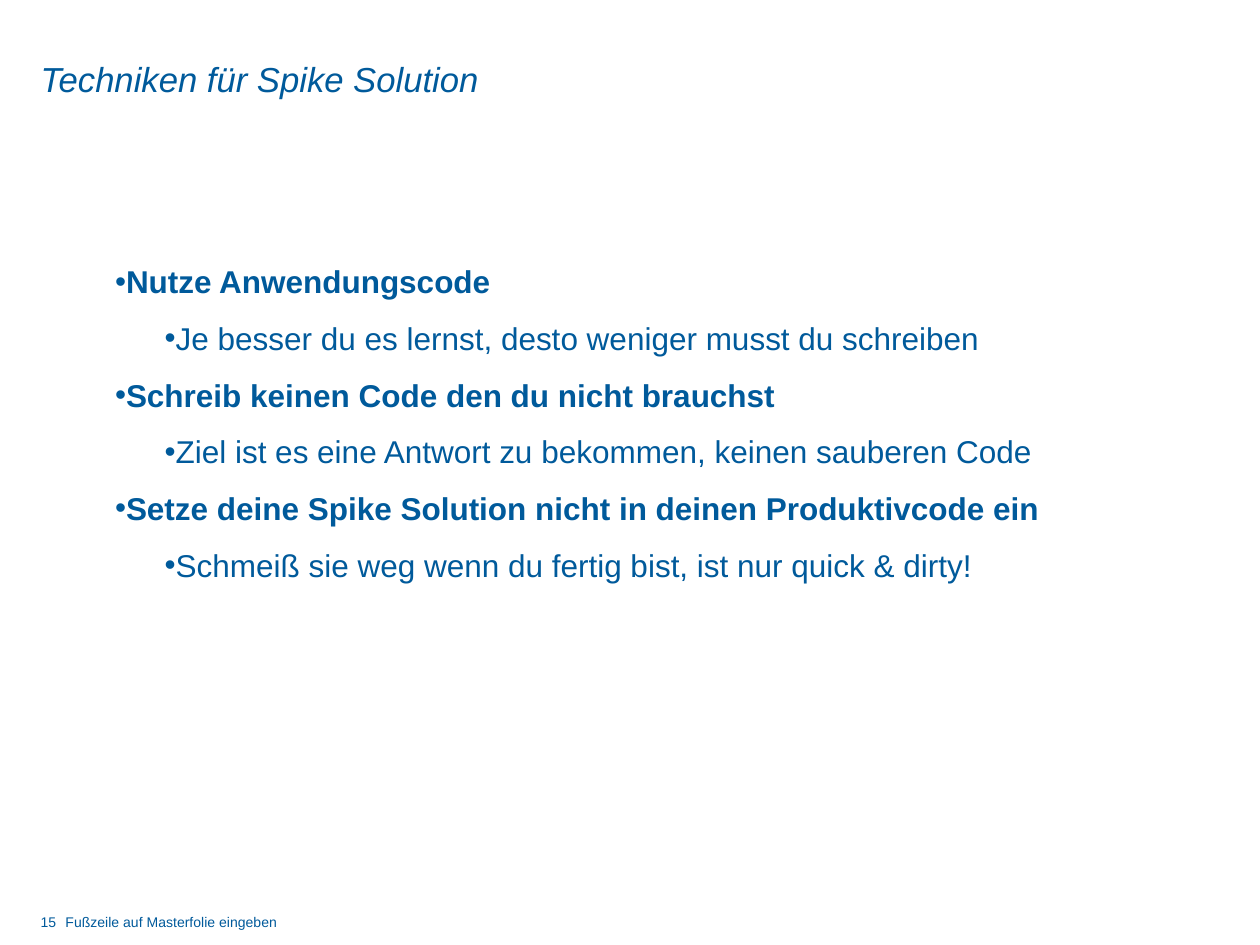
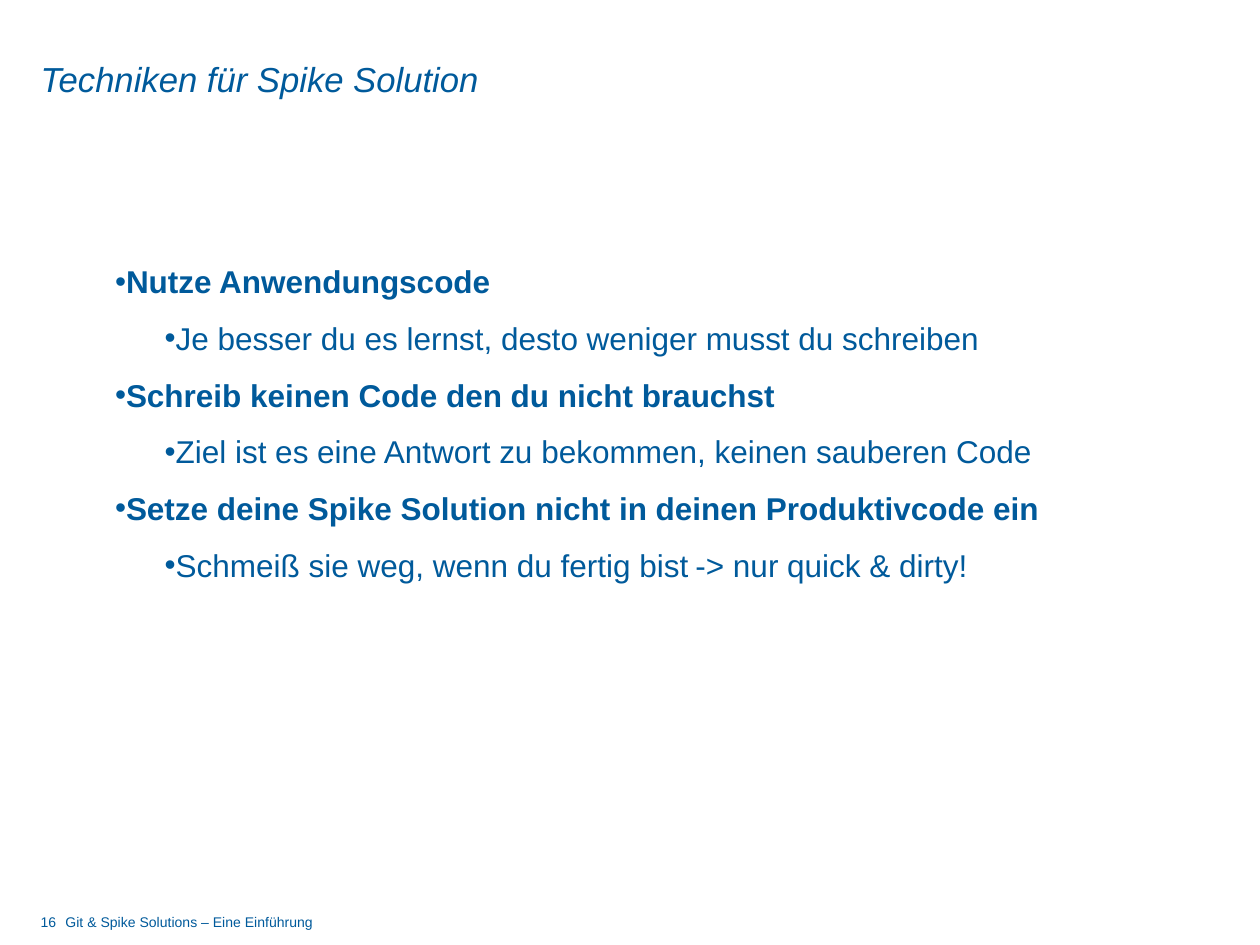
Before and after one commit to dot5343/TestRep, a slide deck: slide 16 of git_vortrag.pptx (slide 15 before the commit). Drawn at 1260x945 pixels with LibreOffice and Linux fonts; fonts in the diff are those of the drawing; background and template pictures are left out. Boxes give left, top, right and bottom in pixels: in the first picture for what was removed or moved away, otherwise in the second. Text is boxed around its words. In the diff, an @@ line names an element or a change of style, - is before the commit and + after.

Commit message:
Fußzeile hinzugefügt; Namen hinzugefügt; Was ist Git -> verfügbare Clients aufgelistet; git pull und git diff hinzugefügt; Formulierungsänderungen Folien 12, 15, 16;

```diff
--- a/git_vortrag.pptx
+++ b/git_vortrag.pptx
@@ text at (x1=165, y1=554, x2=967, y2=583): text changed @@
-  • Schmeiß sie weg wenn du fertig bist, ist nur quick & dirty!
+  • Schmeiß sie weg, wenn du fertig bist -> nur quick & dirty!
@@ page number at (x1=41, y1=917, x2=57, y2=927): text changed @@
-15
+16
@@ text removed at (x1=65, y1=917, x2=277, y2=930) @@
-Fußzeile auf Masterfolie eingeben
@@ text added at (x1=65, y1=917, x2=313, y2=930), 8 pt, text #005A9B @@
+Git & Spike Solutions – Eine Einführung
```
Also in this commit, not shown: 13 other slides changed, 1 slide added.
